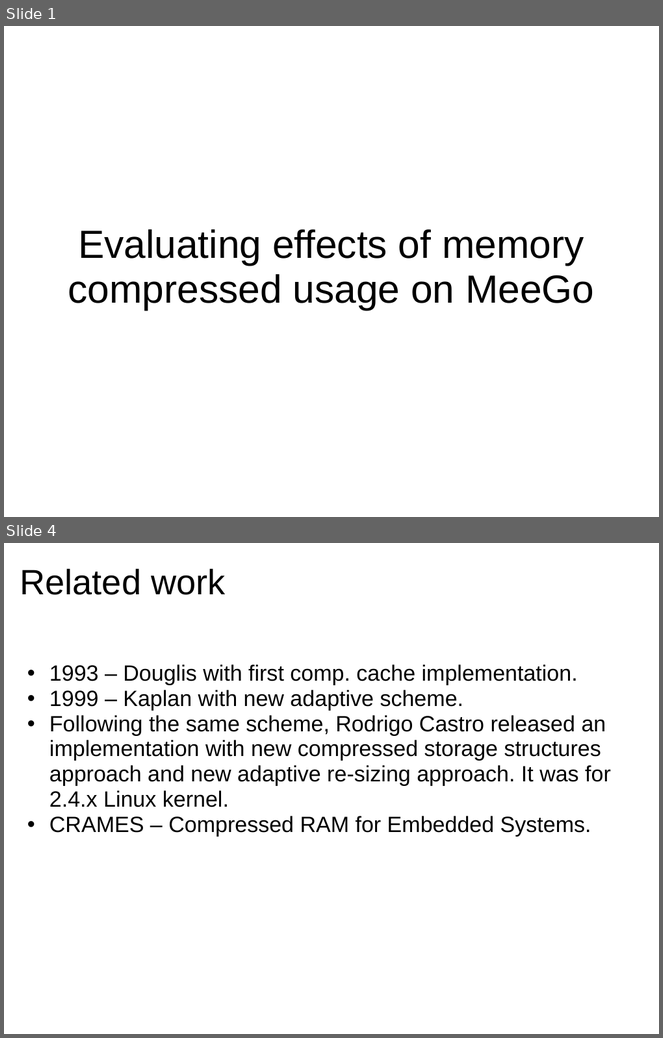
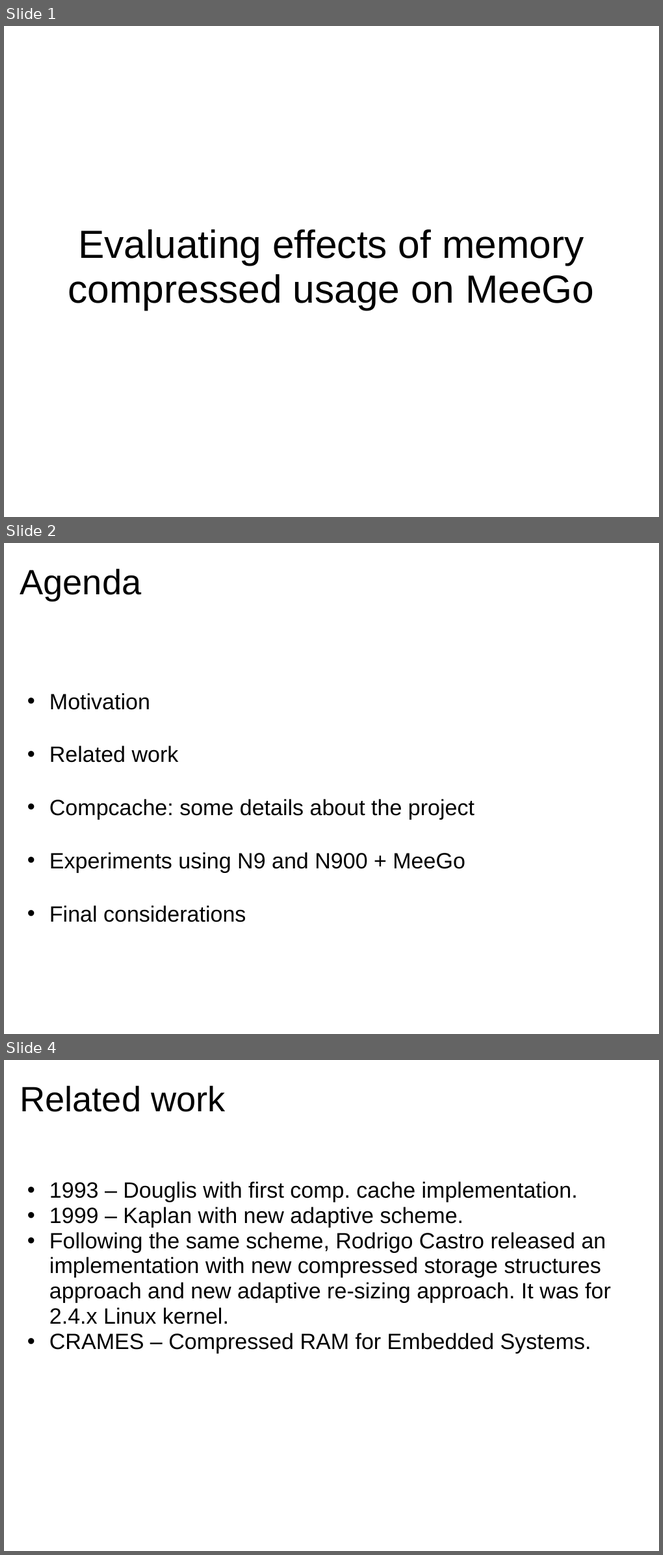
Before and after one commit to briglia/LinuxCon2011, a slide deck: linuxcon2011.odp. Shown one above the other, each under a label of ours: slides 1 and 4 before the commit, slides 1, 2 and 4 after it; the slides between them are not shown. The pictures are 663x1038 and 663x1555 pixels, drawn with LibreOffice and Linux fonts; fonts in the diff are those of the drawing. Boxes give left, top, right and bottom in pixels: in the first picture for what was removed or moved away, otherwise in the second. Text is boxed around its words. In the diff, an @@ line names an element or a change of style, - is before the commit and + after.

```diff
--- a/linuxcon2011.odp
+++ b/linuxcon2011.odp
@@ slide 2 added at (x1=4, y1=543, x2=659, y2=1034), background #FFFFFF @@
@@ title added at (x1=20, y1=568, x2=142, y2=601), 43 pt, text #000000 @@
+Agenda
@@ text added at (x1=50, y1=693, x2=475, y2=923), 27 pt, text #000000 @@
+  • Motivation
+  • Related work
+  • Compcache: some details about the project
+  • Experiments using N9 and N900 + MeeGo
+  • Final considerations
```
Also in this commit, not shown: 3 slides changed, 4 other slides added, 1 slide removed.
